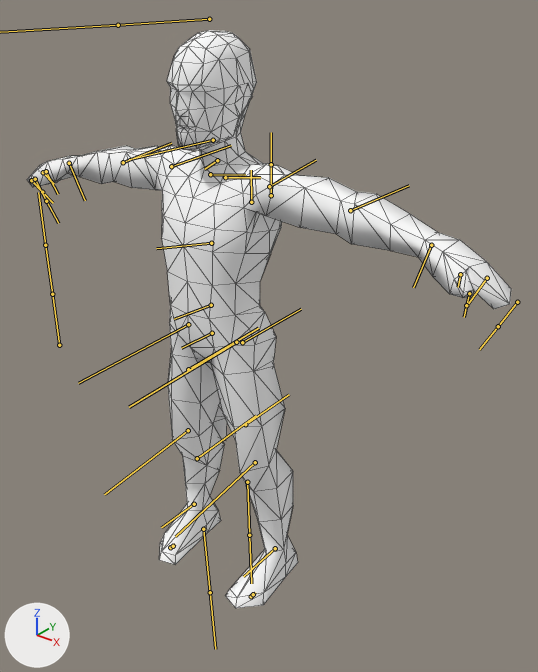
A saved change to the FBX model Contents/mods/Hydrocraft/media/anims_X/Bob/BobHC_Walk_Wheelbarrow.fbx.
Camera for both pictures: a 50 mm lens placed at (0.787, -0.819, 1.052), pointed at (0.068, 0.081, 0.494). Lighting does not change. The marker at lower left points along +X, +Y and +Z. The bones that bend it are drawn over the model as lines. Mesh edges are drawn as thin lines.

In view in the first picture: 'Body'.
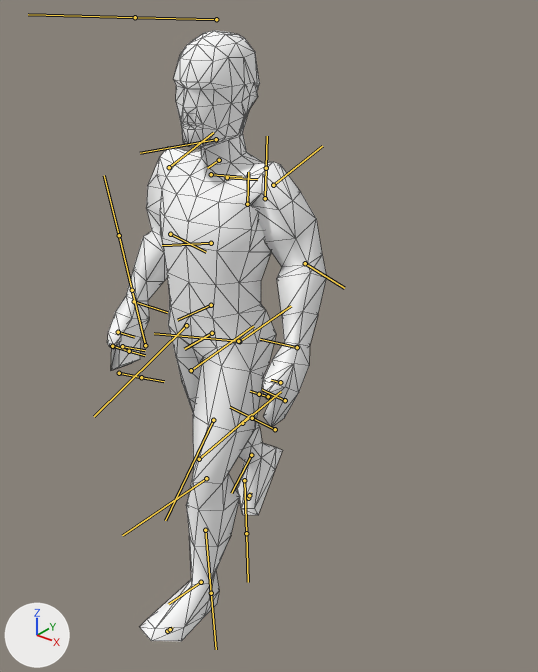
The newer file adds an action. The first version stands in its rest pose; the second is drawn at frame 1 of the action 'Bip01|BobHC_Walk_Wheelbarrow'.

Where the change shows, as pixel boxes (x1, y1, x2, y2) in the pictures (538 x 672 px):
'Body', posed (54% narrower): before (27, 30, 511, 608); after (107, 30, 327, 642)
bone 'Bip01_Pelvis', root to tip: before (212, 333) to (181, 348); after (212, 333) to (184, 349)
bone 'Bip01_L_Thigh', root to tip: before (236, 342) to (129, 407); after (238, 341) to (154, 333)
bone 'Bip01_L_Calf', root to tip: before (255, 462) to (175, 536); after (206, 478) to (122, 535)
bone 'Bip01_R_Thigh', root to tip: before (188, 324) to (78, 383); after (186, 325) to (94, 416)
bone 'Bip01_R_Calf', root to tip: before (188, 430) to (104, 494); after (213, 420) to (165, 520)
bone 'Bip01_Spine1', root to tip: before (211, 243) to (156, 248); after (211, 243) to (162, 245)
bone 'Bip01_L_UpperArm', root to tip: before (269, 186) to (316, 160); after (273, 185) to (322, 146)
bone 'Bip01_L_Forearm', root to tip: before (350, 210) to (409, 185); after (305, 263) to (344, 288)
bone 'Bip01_R_UpperArm', root to tip: before (171, 166) to (231, 145); after (169, 167) to (213, 132)
bone 'Bip01_R_Forearm', root to tip: before (123, 162) to (171, 143); after (170, 234) to (206, 252)

The edits, one by one:
Bone 'Bip01_Pelvis' (bone_bip01_pelvis) turns from (0, 0, 0) to (5, 0, 0) degrees about its own x, y and z.
Bone 'Bip01_L_Thigh' (bone_bip01_l_thigh) turns from (0, 0, 0) to (-6, -5, 29) degrees about its own x, y and z.
Bone 'Bip01_L_Calf' (bone_bip01_l_calf) turns from (0, 0, 0) to (1, 0, -13) degrees about its own x, y and z.
Bone 'Bip01_R_Thigh' (bone_bip01_r_thigh) turns from (0, 0, 0) to (-2, 6, -13) degrees about its own x, y and z.
Bone 'Bip01_R_Calf' (bone_bip01_r_calf) turns from (0, 0, 0) to (-2, -1, -18) degrees about its own x, y and z.
Bone 'Bip01_Spine1' (bone_bip01_spine1) turns from (0, 0, 0) to (0, 0, -3) degrees about its own x, y and z.
Bone 'Bip01_L_UpperArm' (bone_bip01_l_upperarm) turns from (0, 0, 0) to (32, 64, 23) degrees about its own x, y and z.
Bone 'Bip01_L_Forearm' (bone_bip01_l_forearm) turns from (0, 0, 0) to (-8, -7, -37) degrees about its own x, y and z.
Bone 'Bip01_R_UpperArm' (bone_bip01_r_upperarm) turns from (0, 0, 0) to (-33, -66, 24) degrees about its own x, y and z.
Bone 'Bip01_R_Forearm' (bone_bip01_r_forearm) turns from (0, 0, 0) to (7, 6, -33) degrees about its own x, y and z.
